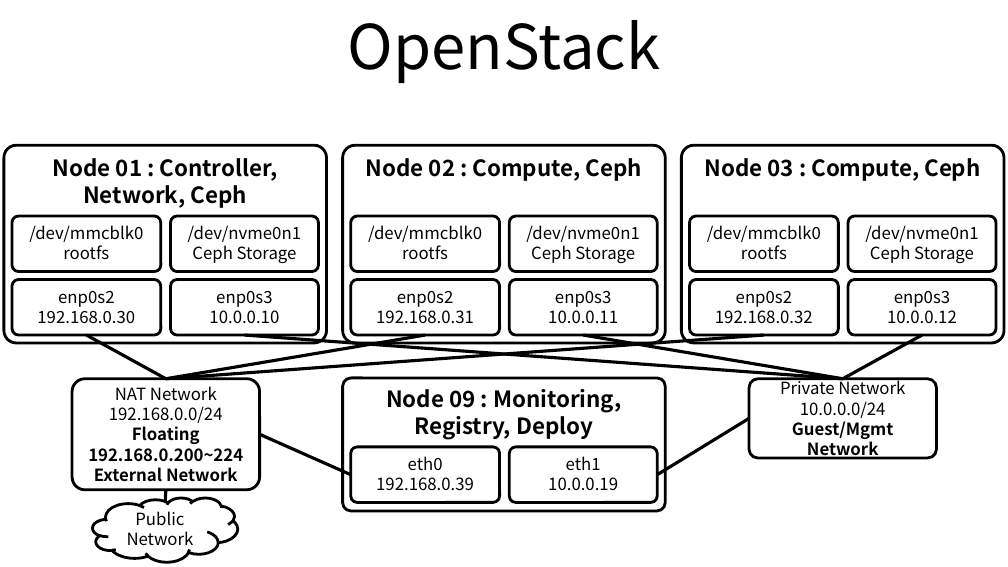
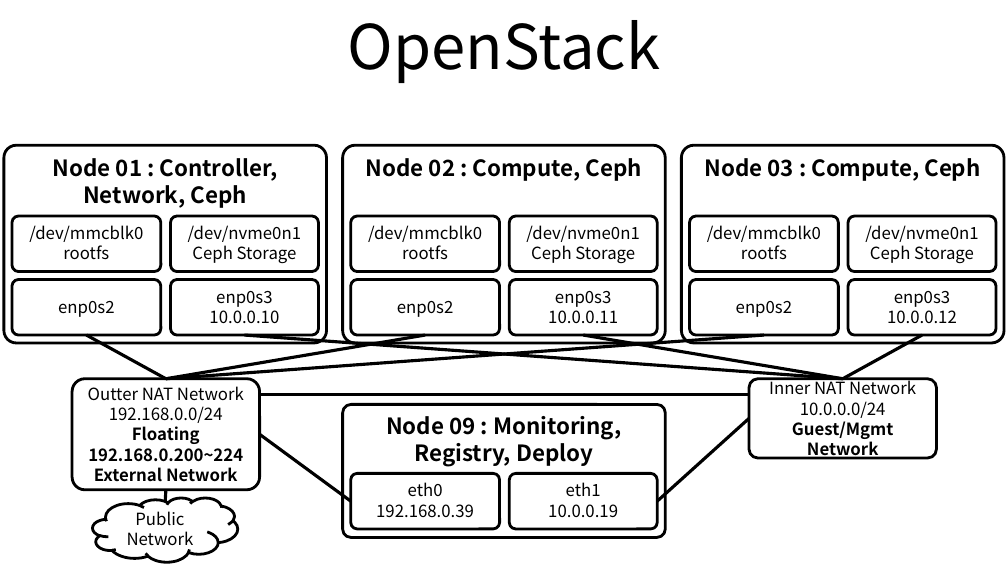
Before and after one commit to ssup2/blog-old, a slide deck: slide 1 of images/record/OpenStack_Rocky_Install_Kolla-Ansible_Ubuntu_18.04_ODROID-H2_Cluster/OpenStack_Rocky_Install_Ansible_Ubuntu_18.04_ODROID-H2_Cluster.pptx. Drawn at 1008x567 pixels with LibreOffice and Linux fonts; fonts in the diff are those of the drawing. Boxes give left, top, right and bottom in pixels: in the first picture for what was removed or moved away, otherwise in the second. Text is boxed around its words. In the diff, an @@ line names an element or a change of style, - is before the commit and + after.

```diff
--- a/images/record/OpenStack_Rocky_Install_Kolla-Ansible_Ubuntu_18.04_ODROID-H2_Cluster/OpenStack_Rocky_Install_Ansible_Ubuntu_18.04_ODROID-H2_Cluster.pptx
+++ b/images/record/OpenStack_Rocky_Install_Kolla-Ansible_Ubuntu_18.04_ODROID-H2_Cluster/OpenStack_Rocky_Install_Ansible_Ubuntu_18.04_ODROID-H2_Cluster.pptx
@@ vertical alignment top to middle in 3 elements at (12,279,161,335), (351,279,500,335), (689,279,839,335) @@
@@ text in rounded rectangle at (58,301,114,317): text changed @@
-enp0s2 192.168.0.30
+enp0s2
@@ text in rounded rectangle at (376,306,474,324): paragraph removed @@
-192.168.0.31
@@ text in rounded rectangle at (715,306,813,324): paragraph removed @@
-192.168.0.32
@@ text in rounded rectangle at (88,386,244,401): text changed @@
-NAT Network
+Outter NAT Network
@@ text in rounded rectangle at (769,377,916,395): text changed @@
-Private Network
+Inner NAT Network
@@ line added from (749, 394) to (260, 394), #000000 2.25 pt @@
@@ line moved from (657, 475) - (749, 418) to (657, 501) - (749, 418) @@
@@ line moved from (351, 475) - (260, 434) to (351, 501) - (260, 434) @@
@@ 3 rounded rectangles: place and size @@
-3 rounded rectangles at (343,378,665,511)
+3 rounded rectangles at (343,404,665,537)
```
Also in this commit, not shown: 11 other files.
